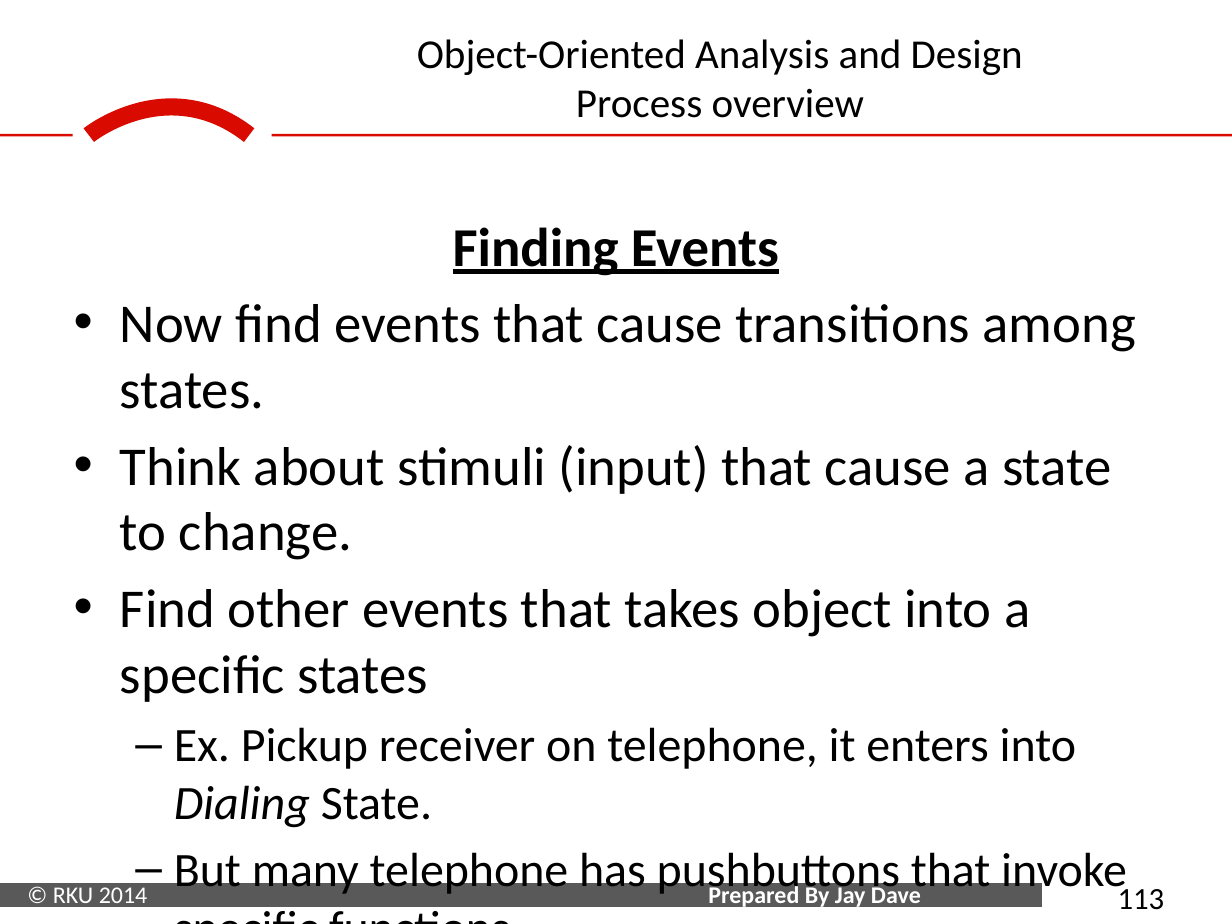
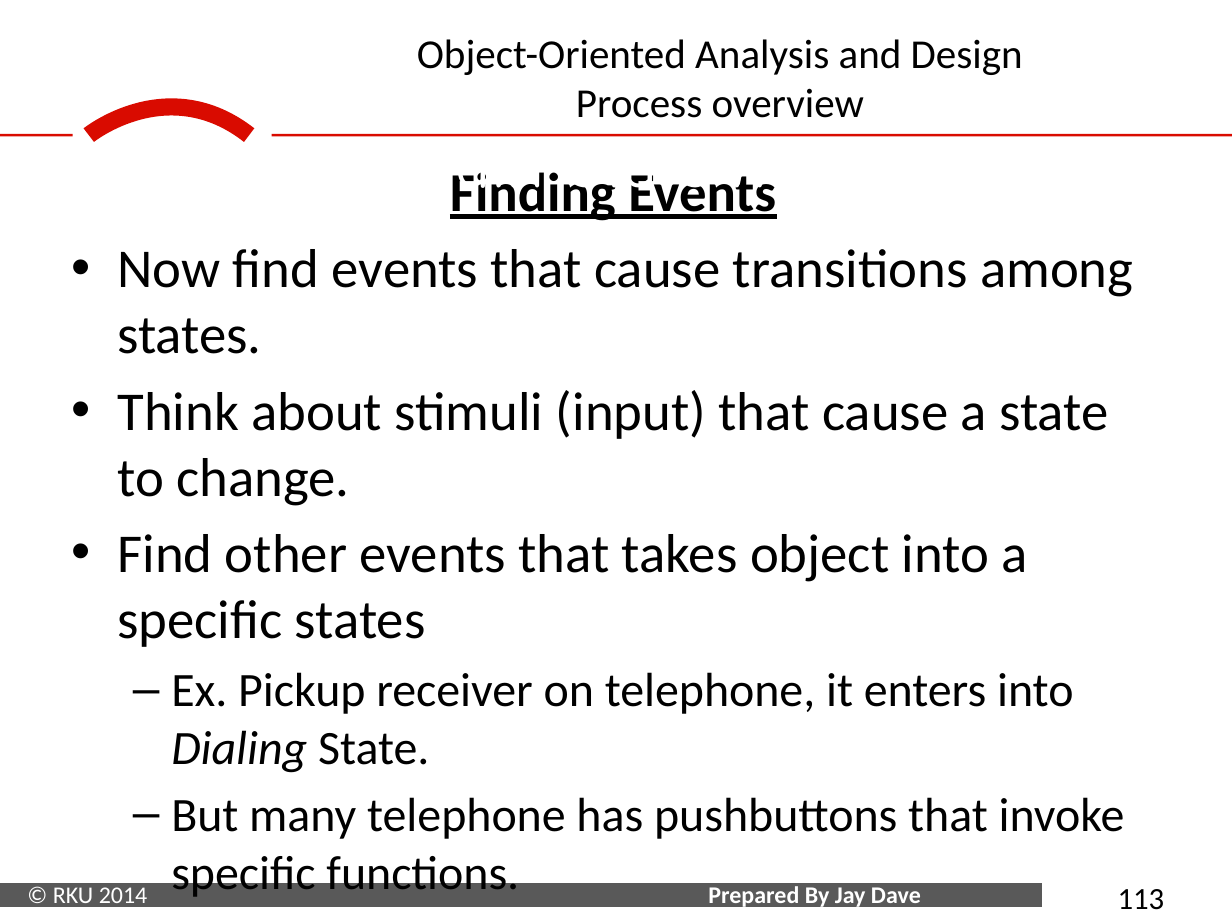
Before and after one commit to aamirdakhani/SEM-5, a slide deck: slide 113 of OOMD/Unit 5/Unit 4 & 5.pptx. Drawn at 1232x924 pixels with LibreOffice and Linux fonts; fonts in the diff are those of the drawing; background and template pictures are left out. Boxes give left, top, right and bottom in pixels: in the first picture for what was removed or moved away, otherwise in the second. Text is boxed around its words. In the diff, an @@ line names an element or a change of style, - is before the commit and + after.

```diff
--- a/OOMD/Unit 5/Unit 4 & 5.pptx
+++ b/OOMD/Unit 5/Unit 4 & 5.pptx
@@ text "Finding Events" rewrapped from <box>120,227,1136,898</box> to <box>117,172,1133,900</box> @@
```
Also in this commit, not shown: 7 other slides changed, 4 other files.
